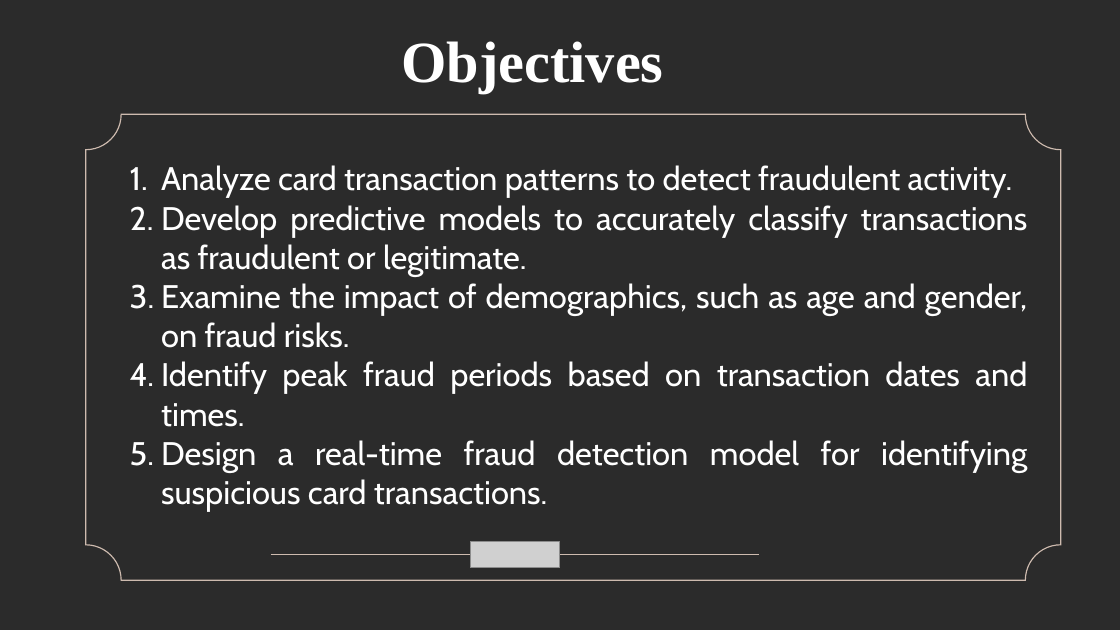
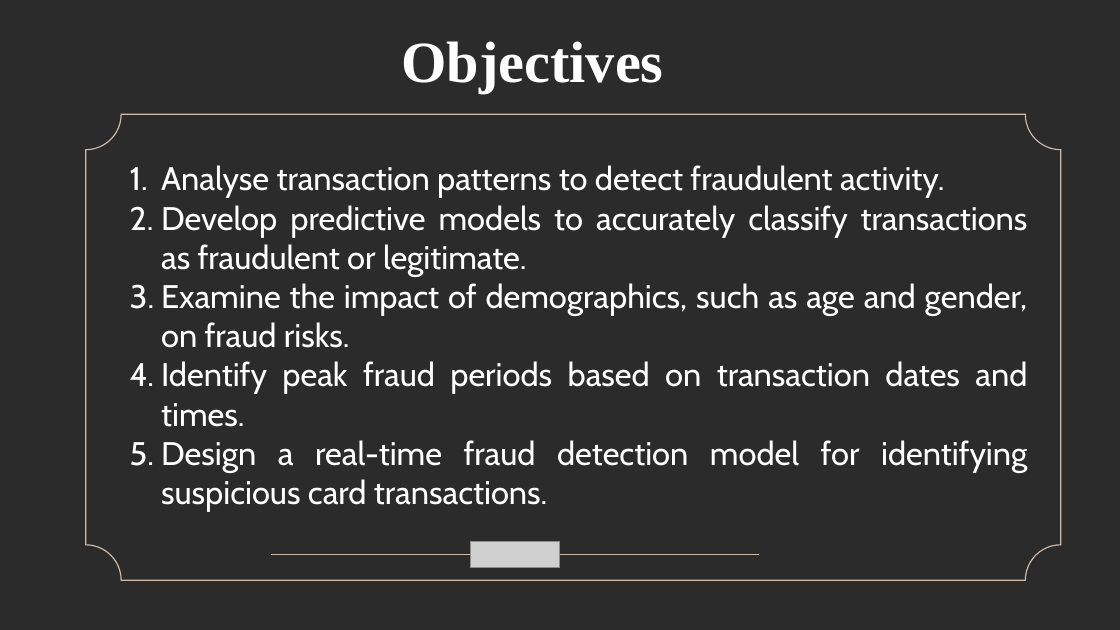
Before and after one commit to gkipkirui1/DSF-PT08P5-GROUP4-CAPSTONE-PROJECT, a slide deck: slide 5 of presentation/presentation.pptx. Drawn at 1120x630 pixels with LibreOffice and Linux fonts; fonts in the diff are those of the drawing; grey boxes stand for pictures; background and template pictures are left out; a plain dark background stands for a picture behind light text. Boxes give left, top, right and bottom in pixels: in the first picture for what was removed or moved away, otherwise in the second. Text is boxed around its words. In the diff, an @@ line names an element or a change of style, - is before the commit and + after.

Commit message:
updated business objectives

```diff
--- a/presentation/presentation.pptx
+++ b/presentation/presentation.pptx
@@ text in plaque at bbox=[161, 165, 945, 198]: text changed @@
-1. Analyze card transaction patterns to detect fraudulent activity.
+1. Analyse transaction patterns to detect fraudulent activity.
```
Also in this commit, not shown: 1 other slide changed, 1 other file.
